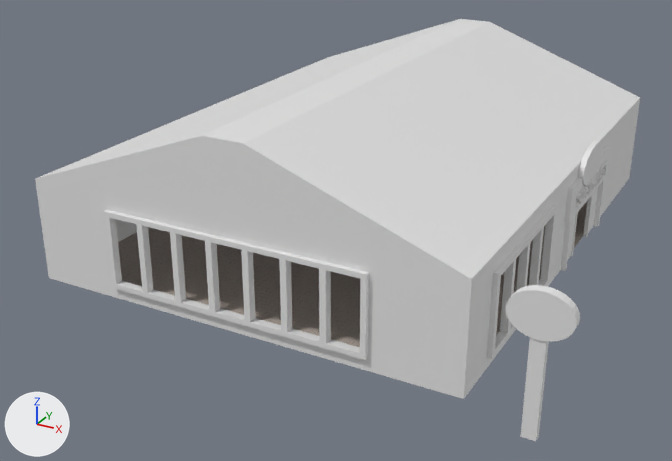
What one commit did to the Blender file Assets/Models/supermarket.blend.
The view is the same before and after, from a 50 mm camera at (66.1, -196.3, 93.7) aimed at (-32.9, -16.3, 3.7). The axes (+X, +Y, +Z) are drawn at lower left. The lights are the same throughout.

Before the edit, the objects in view are built like this:
```python
me_plane = bpy.data.meshes.new('Plane')
me_plane.from_pydata(...)  # 1653 vertices, 1871 faces, 1 loose edge; spans x -79.1..39.6, y -19.5..20.9, z -1.0..133.9
# faces by material slot: [1870, 1]
me_plane.materials.append(mat_material)  # white #e7e7e7
me_plane.materials.append(mat_floor)  # picture img_floor_png
ob_batiment = bpy.data.objects.new('Batiment', me_plane)
ob_batiment.location = (-1.5, 64.6, 19.5)
ob_batiment.rotation_euler = (1.571, 0.0, 0.0)  # degrees (90, 0, 0)
```
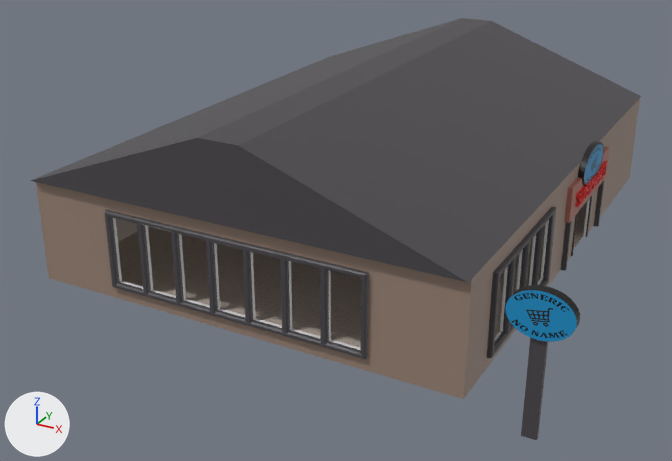
Edits to the bpy script that builds the scene:
```text
Add mat_font_sign:
    mat_font_sign = principled_material('Font sign')
    mat_font_sign.base_color = (0.411, 0.15, 0.114)  # brown #ac6c5f
Add mat_logo:
    mat_logo = principled_material('Logo')
    mat_logo.texture = img_logo_png
Add mat_window_frame:
    mat_window_frame = principled_material('Window Frame')
    mat_window_frame.base_color = (0.0679, 0.0625, 0.07)  # dark grey #4a474b
Add mat_walls:
    mat_walls = principled_material('Walls')
    mat_walls.base_color = (0.326, 0.234, 0.183)  # brown #9b8577
Add mat_front_sign_text:
    mat_front_sign_text = principled_material('Front sign text')
    mat_front_sign_text.base_color = (0.8, 0.0274, 0.0243)  # red #e72e2b
Add mat_front_sign_2:
    mat_front_sign_2 = principled_material('Front sign 2')
    mat_front_sign_2.base_color = (0.0, 0.0, 0.0)  # black #000000
Change me_plane:
    used by ob_batiment; location = (-1.5, 64.6, 19.5); rotation_euler = (1.571, 0.0, 0.0), in degrees (90, 0, 0)
    remove me_plane.from_pydata(...)  # 1653 vertices, 1871 faces, 1 loose edge; spans x -79.1..39.6, y -19.5..20.9, z -1.0..133.9
    add me_plane.from_pydata(...)  # 1698 vertices, 1975 faces; spans x -79.1..39.6, y -19.5..20.9, z -1.4..133.9
    me_plane part 1: the loose piece of 8 vertices spanning x 32.5..35.2, y -19.5..2.0, z 132.1..133.6 is rebuilt with 8 vertices and now spans x 32.5..35.2, y -19.5..2.0, z 132.4..133.3
    me_plane part 2
    119 vertices are removed from x -78.6..21.2, y -19.5..1.0, z -1.0..128.8
    128 faces are deleted
    1 loose edge is deleted
    8 vertices in x 21.2, y -15.6..-0.3, z 82.8..115.4 move by (-0.4, 0.0, 0.0)
    6 vertices in x -51.0..-7.2, y -14.2..-1.5, z 128.8 move by (0.0, 0.0, -0.3)
    2 vertices move from x 21.2, y -16.8..-15.6, z 81.4..116.8 to x 21.0, y -16.8..-15.6, z 81.4..116.8
    96 vertices are added at x -59.6..21.6, y -16.8..5.9, z -1.0..128.8
    28 new vertices lie (0.0, 0.0, 0.7) away from vertices in x -58.1..-0.1, y -15.4..-0.1, z 127.8
    12 new vertices lie (0.6, 0.0, 0.0) away from vertices in x 20.2, y -15.6..-0.3, z 82.8..115.4
    6 new vertices lie (0.0, 0.0, -1.4) away from vertices in x -79.1..20.2, y 4.3..20.9, z 0.0
    6 new vertices lie (0.0, 0.0, 1.5) away from vertices in x -79.1..20.2, y 4.3..20.9, z 127.8
    5 new vertices lie (0.0, 0.0, -0.6) away from vertices in x -59.6..21.6, y -16.6..1.6, z 0.0..62.2
    5 new vertices lie (-7.7, 0.0, 0.0) away from vertices in x -33.8..0.2, y -15.7, z 128.8
    6 new vertices lie (0.0, 15.6, 0.0) away from vertices in x -33.8..-16.0, y -15.7, z 128.8
    154 new faces join them, mat_window_frame (dark grey #4a474b)
    8 new faces join them, mat_walls (brown #9b8577)
    1 new face joins them, mat_logo (picture img_logo_png)
    35 new faces join them, mat_material (white #e7e7e7)
    1 new face joins them, mat_floor (picture img_floor_png)
    32 new faces join them, mat_front_sign_2 (black #000000)
    1 new face joins them, mat_font_sign (brown #ac6c5f)
    me_plane part 3: 1511 faces spanning x 21.3..22.0, y -4.7..-1.4, z 41.0..66.0 switch from mat_material (white #e7e7e7) to mat_front_sign_text (red #e72e2b)
    me_plane part 4: 21 faces spanning x 20.0..21.3, y -19.5..1.0, z 37.3..69.7 switch from mat_material (white #e7e7e7) to mat_font_sign (brown #ac6c5f)
    me_plane part 5: 64 faces spanning x 20.3..39.6, y -3.2..8.1, z 44.7..133.9 switch from mat_material (white #e7e7e7) to mat_front_sign_2 (black #000000)
    me_plane part 6: 2 faces spanning x 28.2..39.6, y -0.5..8.1, z 131.9..133.9 switch from mat_material (white #e7e7e7) to mat_logo (picture img_logo_png)
    me_plane part 7: 50 faces spanning x -79.1..21.3, y -19.5..20.9, z -1.0..127.8 switch from mat_material (white #e7e7e7) to mat_window_frame (dark grey #4a474b)
    me_plane part 8: 20 faces spanning x -79.1..20.2, y -19.5..4.3, z 0.0..127.8 switch from mat_material (white #e7e7e7) to mat_walls (brown #9b8577)
```

Changed parts and their boxes (x1, y1, x2, y2) in the pictures (672 x 461 px):
'Batiment', reshaped
    before: (35, 19, 640, 441)
    after: (31, 18, 641, 440)
part 1 of me_plane, rebuilt (7% narrower)
    before: (520, 338, 549, 441)
    after: (521, 338, 548, 440)
part 2 of me_plane, built on
    before: (36, 136, 604, 360)
    after: (31, 18, 641, 359)
part 3 of me_plane, recoloured (grey to red)
    both: (575, 161, 608, 207)
part 4 of me_plane, recoloured (grey to brown)
    both: (564, 146, 610, 223)
part 5 of me_plane, recoloured (white to black)
    both: (512, 141, 599, 328)
part 6 of me_plane, recoloured (grey to blue)
    both: (505, 290, 577, 342)
part 7 of me_plane, recoloured (white to grey)
    both: (38, 19, 640, 279)
part 8 of me_plane, recoloured (grey to brown)
    both: (36, 98, 640, 399)
